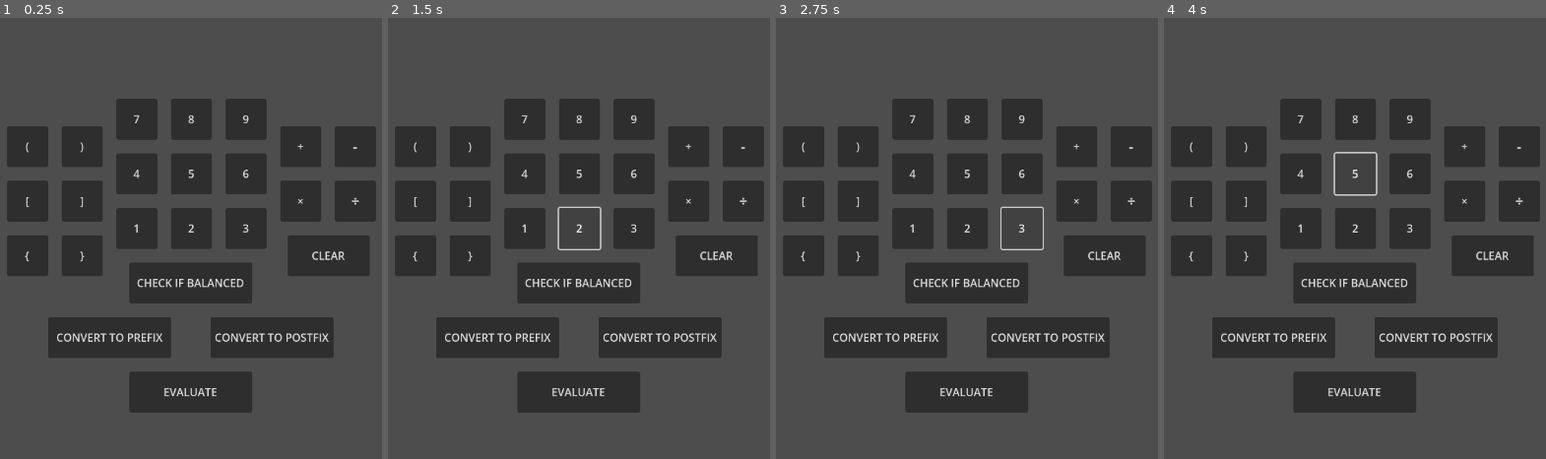
Above: before the commit, frames 1-4 (left to right).
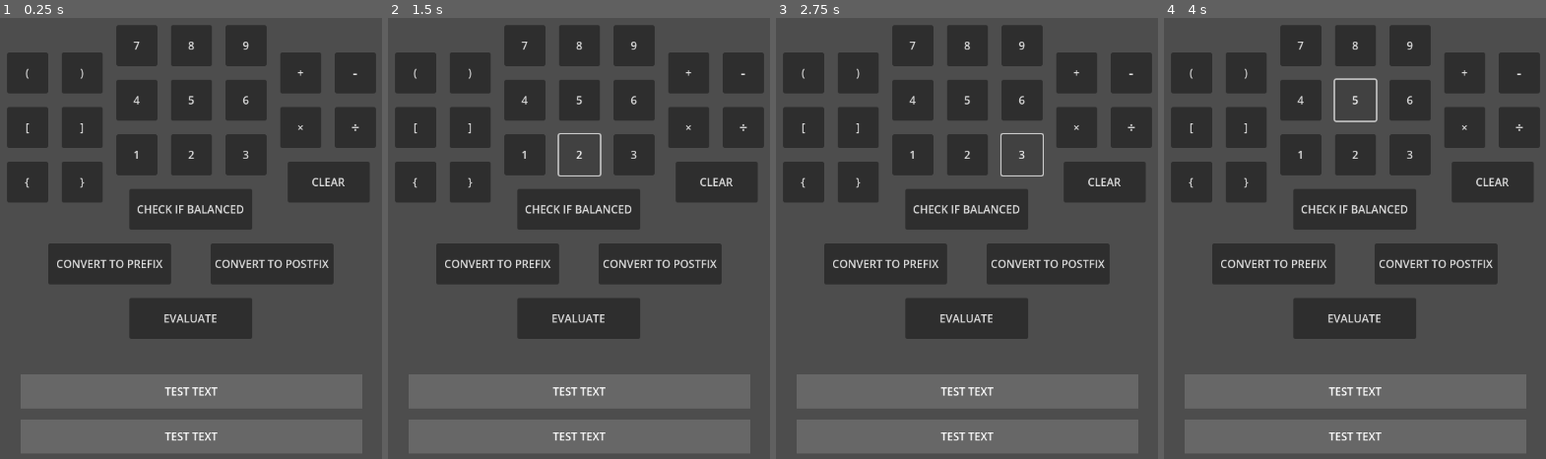
Above: after the commit, the same moments.

Repository: Vulpolox/ExpressionHandlerProject
Game: Godot game, scene res://gui.tscn
Same seed, same stepped clock (60 frames per second), same inputs: the game is played once before the commit and once after it. The project has no main scene, so this scene is started directly.
Inputs:
- Up to frame 1 (0.25 s): no input
- Up to frame 2 (1.5 s): click "1" at 0.5 s; click "2" at 1.25 s
- Up to frame 3 (2.75 s): click "3" at 2 s
- Up to frame 4 (4 s): click "4" at 2.75 s; click "5" at 3.5 s

The runs differ from the first frame. In frame 1, 48% of the frame differs, in the area x 1-99%, y 1-99%; in frame 2, 48%; in frame 3, 47%; in frame 4, 48%.

Commit message:
Removed the failed stack and worked on the GUI

Diff:
--- /dev/null
+++ b/gui.gd
@@ -0,0 +1,11 @@
+extends CanvasLayer
+
+
+# Called when the node enters the scene tree for the first time.
+func _ready():
+	pass # Replace with function body.
+
+
+# Called every frame. 'delta' is the elapsed time since the previous frame.
+func _process(delta):
+	pass
--- a/gui.tscn
+++ b/gui.tscn
@@ -1,14 +1,24 @@
-[gd_scene format=3 uid="uid://dymptydeiygq1"]
+[gd_scene load_steps=2 format=3 uid="uid://dymptydeiygq1"]
+
+[ext_resource type="Script" path="res://gui.gd" id="1_3od0y"]
 
 [node name="GUI" type="CanvasLayer"]
-
-[node name="Operands" type="Control" parent="."]
+script = ExtResource("1_3od0y")
+
+[node name="Components" type="Control" parent="."]
+layout_mode = 3
+anchors_preset = 0
+offset_top = -107.6
+offset_right = 40.0
+offset_bottom = -67.6
+
+[node name="Operands" type="Control" parent="Components"]
 layout_mode = 3
 anchors_preset = 0
 offset_right = 40.0
 offset_bottom = 40.0
 
-[node name="B1" type="Button" parent="Operands"]
+[node name="B1" type="Button" parent="Components/Operands"]
 custom_minimum_size = Vector2(60, 60)
 layout_mode = 1
 anchors_preset = 5
@@ -21,7 +31,7 @@
 grow_horizontal = 2
 text = "1"
 
-[node name="B2" type="Button" parent="Operands"]
+[node name="B2" type="Button" parent="Components/Operands"]
 custom_minimum_size = Vector2(60, 60)
 layout_mode = 1
 anchors_preset = 5
@@ -34,7 +44,7 @@
 grow_horizontal = 2
 text = "2"
 
-[node name="B3" type="Button" parent="Operands"]
+[node name="B3" type="Button" parent="Components/Operands"]
 custom_minimum_size = Vector2(60, 60)
 layout_mode = 1
 anchors_preset = 5
@@ -47,7 +57,7 @@
 grow_horizontal = 2
 text = "3"
 
-[node name="B4" type="Button" parent="Operands"]
+[node name="B4" type="Button" parent="Components/Operands"]
 custom_minimum_size = Vector2(60, 60)
 layout_mode = 1
 anchors_preset = 5
@@ -60,7 +70,7 @@
 grow_horizontal = 2
 text = "4"
 
-[node name="B5" type="Button" parent="Operands"]
+[node name="B5" type="Button" parent="Components/Operands"]
 custom_minimum_size = Vector2(60, 60)
 layout_mode = 1
 anchors_preset = 5
@@ -73,7 +83,7 @@
 grow_horizontal = 2
 text = "5"
 
-[node name="B6" type="Button" parent="Operands"]
+[node name="B6" type="Button" parent="Components/Operands"]
 custom_minimum_size = Vector2(60, 60)
 layout_mode = 1
 anchors_preset = 5
@@ -86,7 +96,7 @@
 grow_horizontal = 2
 text = "6"
 
-[node name="B7" type="Button" parent="Operands"]
+[node name="B7" type="Button" parent="Components/Operands"]
 custom_minimum_size = Vector2(60, 60)
 layout_mode = 1
 anchors_preset = 5
@@ -99,7 +109,7 @@
 grow_horizontal = 2
 text = "7"
 
-[node name="B8" type="Button" parent="Operands"]
+[node name="B8" type="Button" parent="Components/Operands"]
 custom_minimum_size = Vector2(60, 60)
 layout_mode = 1
 anchors_preset = 5
@@ -112,7 +122,7 @@
 grow_horizontal = 2
 text = "8"
 
-[node name="B9" type="Button" parent="Operands"]
+[node name="B9" type="Button" parent="Components/Operands"]
 custom_minimum_size = Vector2(60, 60)
 layout_mode = 1
 anchors_preset = 5
@@ -126,7 +136,7 @@
 text = "9
 "
 
-[node name="Parentheses" type="Control" parent="."]
+[node name="Parentheses" type="Control" parent="Components"]
 layout_mode = 3
 anchors_preset = 0
 offset_left = -160.0
@@ -134,7 +144,7 @@
 offset_right = -120.0
 offset_bottom = 80.0
 
-[node name="OpenCurly" type="Button" parent="Parentheses"]
+[node name="OpenCurly" type="Button" parent="Components/Parentheses"]
 custom_minimum_size = Vector2(60, 60)
 layout_mode = 2
 anchor_left = 0.5
@@ -146,7 +156,7 @@
 grow_horizontal = 2
 text = "{"
 
-[node name="ClosedCurly" type="Button" parent="Parentheses"]
+[node name="ClosedCurly" type="Button" parent="Components/Parentheses"]
 custom_minimum_size = Vector2(60, 60)
 layout_mode = 2
 anchor_left = 0.5
@@ -158,7 +168,7 @@
 grow_horizontal = 2
 text = "}"
 
-[node name="OpenSquare" type="Button" parent="Parentheses"]
+[node name="OpenSquare" type="Button" parent="Components/Parentheses"]
 custom_minimum_size = Vector2(60, 60)
 layout_mode = 2
 anchor_left = 0.5
@@ -170,7 +180,7 @@
 grow_horizontal = 2
 text = "["
 
-[node name="ClosedSquare" type="Button" parent="Parentheses"]
+[node name="ClosedSquare" type="Button" parent="Components/Parentheses"]
 custom_minimum_size = Vector2(60, 60)
 layout_mode = 2
 anchor_left = 0.5
@@ -182,7 +192,7 @@
 grow_horizontal = 2
 text = "]"
 
-[node name="OpenStandard" type="Button" parent="Parentheses"]
+[node name="OpenStandard" type="Button" parent="Components/Parentheses"]
 custom_minimum_size = Vector2(60, 60)
 layout_mode = 2
 anchor_left = 0.5
@@ -194,7 +204,7 @@
 grow_horizontal = 2
 text = "("
 
-[node name="ClosedStandard" type="Button" parent="Parentheses"]
+[node name="ClosedStandard" type="Button" parent="Components/Parentheses"]
 custom_minimum_size = Vector2(60, 60)
 layout_mode = 2
 anchor_left = 0.5
@@ -206,7 +216,7 @@
 grow_horizontal = 2
 text = ")"
 
-[node name="Operators" type="Control" parent="."]
+[node name="Operators" type="Control" parent="Components"]
 layout_mode = 3
 anchors_preset = 0
 offset_left = 240.0
@@ -214,7 +224,7 @@
 offset_right = 280.0
 offset_bottom = 80.0
 
-[node name="OpenSquare" type="Button" parent="Operators"]
+[node name="OpenSquare" type="Button" parent="Components/Operators"]
 custom_minimum_size = Vector2(60, 60)
 layout_mode = 1
 anchors_preset = 5
@@ -227,7 +237,7 @@
 grow_horizontal = 2
 text = "×"
 
-[node name="ClosedSquare" type="Button" parent="Operators"]
+[node name="ClosedSquare" type="Button" parent="Components/Operators"]
 custom_minimum_size = Vector2(60, 60)
 layout_mode = 1
 anchors_preset = 5
@@ -241,7 +251,7 @@
 theme_override_font_sizes/font_size = 21
 text = "÷"
 
-[node name="OpenStandard" type="Button" parent="Operators"]
+[node name="OpenStandard" type="Button" parent="Components/Operators"]
 custom_minimum_size = Vector2(60, 60)
 layout_mode = 1
 anchors_preset = 5
@@ -254,7 +264,7 @@
 grow_horizontal = 2
 text = "+"
 
-[node name="ClosedStandard" type="Button" parent="Operators"]
+[node name="ClosedStandard" type="Button" parent="Components/Operators"]
 custom_minimum_size = Vector2(60, 60)
 layout_mode = 1
 anchors_preset = 5
@@ -268,13 +278,13 @@
 theme_override_font_sizes/font_size = 22
 text = "-"
 
-[node name="Operations" type="Control" parent="."]
+[node name="Operations" type="Control" parent="Components"]
 layout_mode = 3
 anchors_preset = 0
 offset_right = 40.0
 offset_bottom = 40.0
 
-[node name="ClearExpression" type="Button" parent="Operations"]
+[node name="ClearExpression" type="Button" parent="Components/Operations"]
 custom_minimum_size = Vector2(60, 60)
 layout_mode = 1
 anchors_preset = 5
@@ -287,7 +297,7 @@
 grow_horizontal = 2
 text = "CLEAR"
 
-[node name="CheckIfBalanced" type="Button" parent="Operations"]
+[node name="CheckIfBalanced" type="Button" parent="Components/Operations"]
 custom_minimum_size = Vector2(60, 60)
 layout_mode = 1
 anchors_preset = 5
@@ -300,7 +310,7 @@
 grow_horizontal = 2
 text = "CHECK IF BALANCED"
 
-[node name="Evaluate" type="Button" parent="Operations"]
+[node name="Evaluate" type="Button" parent="Components/Operations"]
 custom_minimum_size = Vector2(60, 60)
 layout_mode = 1
 anchors_preset = 5
@@ -313,7 +323,7 @@
 grow_horizontal = 2
 text = "EVALUATE"
 
-[node name="ConvertToPostfix" type="Button" parent="Operations"]
+[node name="ConvertToPostfix" type="Button" parent="Components/Operations"]
 custom_minimum_size = Vector2(60, 60)
 layout_mode = 1
 anchors_preset = 5
@@ -326,7 +336,7 @@
 grow_horizontal = 2
 text = "CONVERT TO POSTFIX"
 
-[node name="ConvertToPrefix" type="Button" parent="Operations"]
+[node name="ConvertToPrefix" type="Button" parent="Components/Operations"]
 custom_minimum_size = Vector2(60, 60)
 layout_mode = 1
 anchors_preset = 5
@@ -338,3 +348,55 @@
 offset_bottom = 500.0
 grow_horizontal = 2
 text = "CONVERT TO PREFIX"
+
+[node name="Label" type="Label" parent="."]
+custom_minimum_size = Vector2(500, 50)
+anchors_preset = 7
+anchor_left = 0.5
+anchor_top = 1.0
+anchor_right = 0.5
+anchor_bottom = 1.0
+offset_left = -250.0
+offset_top = -57.97
+offset_right = 250.0
+offset_bottom = -7.96997
+grow_horizontal = 2
+grow_vertical = 0
+text = "Test text"
+horizontal_alignment = 1
+vertical_alignment = 1
+uppercase = true
+
+[node name="ColorRect" type="ColorRect" parent="Label"]
+z_index = -1
+custom_minimum_size = Vector2(500, 50)
+layout_mode = 0
+offset_right = 500.0
+offset_bottom = 50.0
+color = Color(0.403922, 0.403922, 0.403922, 1)
+
+[node name="Label2" type="Label" parent="."]
+custom_minimum_size = Vector2(500, 50)
+anchors_preset = 7
+anchor_left = 0.5
+anchor_top = 1.0
+anchor_right = 0.5
+anchor_bottom = 1.0
+offset_left = -250.0
+offset_top = -124.48
+offset_right = 250.0
+offset_bottom = -74.48
+grow_horizontal = 2
+grow_vertical = 0
+text = "Test text"
+horizontal_alignment = 1
+vertical_alignment = 1
+uppercase = true
+
+[node name="ColorRect" type="ColorRect" parent="Label2"]
+z_index = -1
+custom_minimum_size = Vector2(500, 50)
+layout_mode = 0
+offset_right = 500.0
+offset_bottom = 50.0
+color = Color(0.403922, 0.403922, 0.403922, 1)
--- a/stack.tscn
+++ b/stack.tscn
@@ -1,10 +1,11 @@
-[gd_scene load_steps=3 format=3 uid="uid://dlmpyj786srdy"]
+[gd_scene load_steps=3 format=3 uid="uid://b17yioruygf46"]
 
-[ext_resource type="Script" path="res://stack.gd" id="1_xeapv"]
 [ext_resource type="Script" path="res://Scripts/Stack.gd" id="2_6p526"]
 
+[sub_resource type="GDScript" id="GDScript_1gqs5"]
+
 [node name="Stack" type="Node"]
-script = ExtResource("1_xeapv")
+script = SubResource("GDScript_1gqs5")
 
 [node name="StackDefinition" type="Node" parent="."]
 script = ExtResource("2_6p526")
Empty file added: stack.gd
